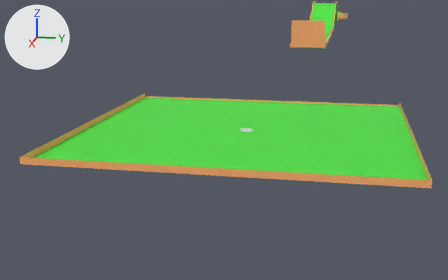
The glTF model public/m-golf-holes-002.glb: old version first, new version second.
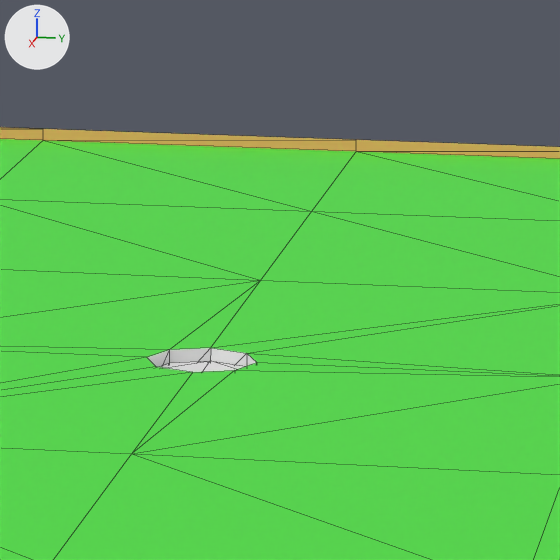
Each version is shown from a camera (50 mm lens) standing at (95.09, 2.44, 3.48) and looking at (80.29, -0.52, -0.22), then close up on the part from 49% to 66% of the width and 29% to 56% of the height. Every picture has the same lights, and +X, +Y and +Z are marked at upper left. The last two pictures show the newer version. The close-ups show mesh edges as thin lines. Objects named as collision shapes, trigger or cutter boxes, shadow casters or lower levels of detail are left out.

The first close-up shows '2_Green_Visual', '2_Hole_Trigger'.
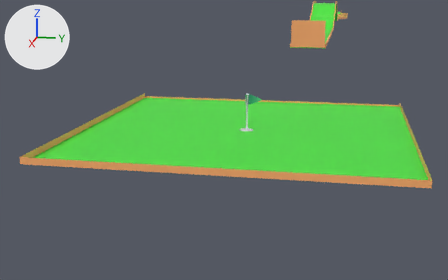
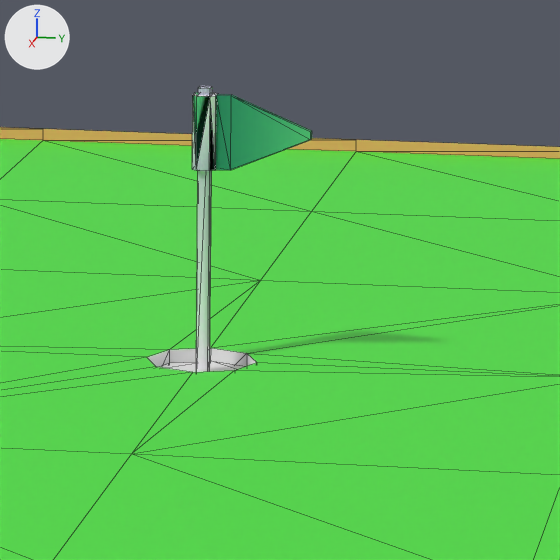
Commit message: Visual: Added End of Hole Flags

The change, as a diff of the scene's bpy script:
```diff
--- a/public/m-golf-holes-002.glb.py
+++ b/public/m-golf-holes-002.glb.py
@@ img_colormap @@
+img_colormap = load_image('colormap', '_unpacked/colormap', 512, 512, 'sRGB')
@@ mat_colormap_002 @@
+mat_colormap_002 = principled_material('colormap.002')
+mat_colormap_002.texture = img_colormap
+mat_colormap_002.roughness = 0.553
@@ me_scene_002 @@
+me_scene_002.from_pydata(...)  # 36 vertices, 58 faces; spans x 79.96..80.038, y -0.035..0.361, z -0.097..0.928
+me_scene_002.materials.append(mat_colormap_002)  # picture img_colormap
@@ ob_2_flag_visual @@
+ob_2_flag_visual = bpy.data.objects.new('2_Flag_Visual', me_scene_002)
+ob_2_flag_visual.location = (0.0, 0.0, 0.0)
```

What differs and where, as boxes (x1, y1, x2, y2) in the close-ups (560 x 560 px):
'2_Flag_Visual', added (green): after (192, 86, 312, 372)
